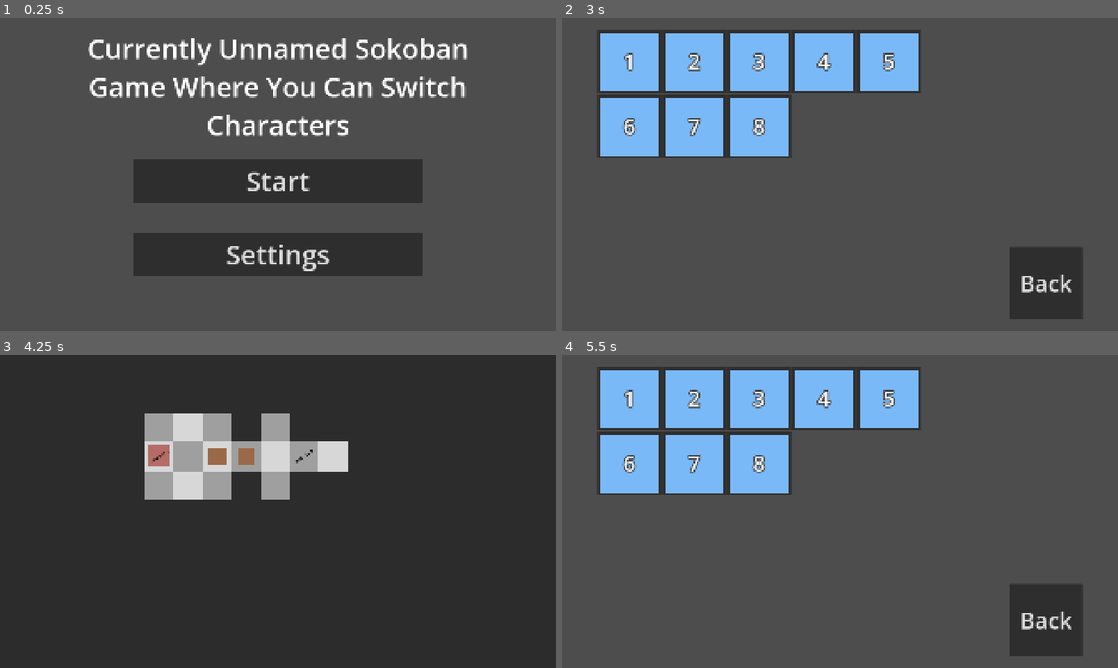
Above: before the commit, frames 1-4 (two rows, left to right).
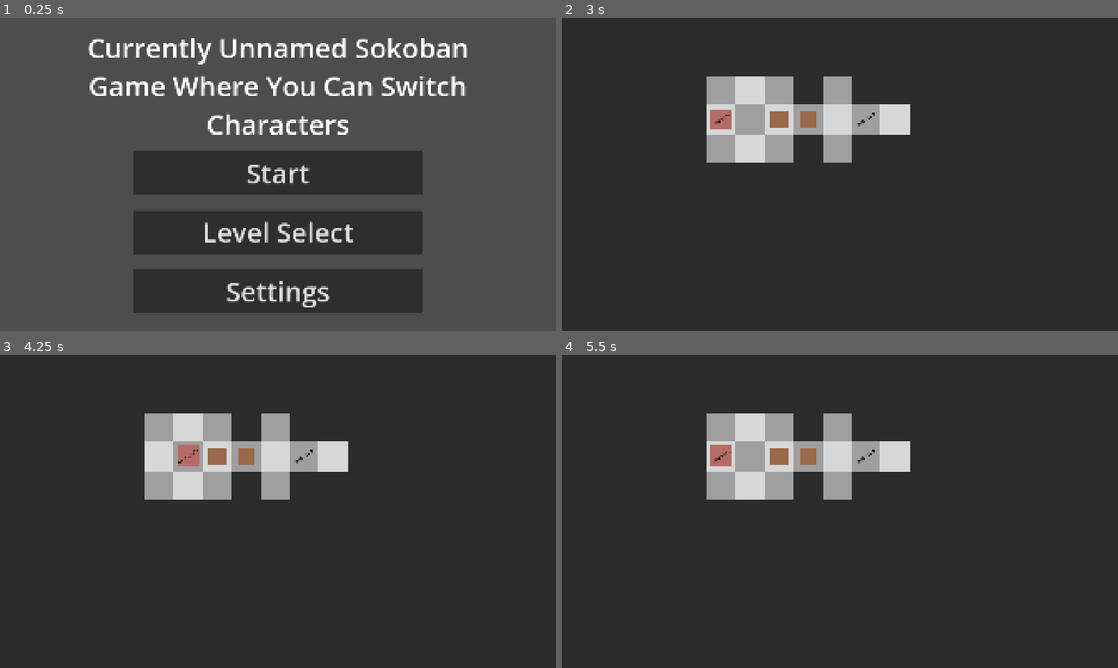
Above: after the commit, the same moments.

Repository: somestufz/GDS-Game-Jam-Repo
Game: Godot game, scene res://scenes/main/game.tscn
Two runs of this game, one before a commit and one after it. Both use one fixed random seed, a clock stepped at 60 frames per second and the inputs below. This scene is started directly instead of the project's main scene.
Inputs (mouse positions are in pixels of both pictures, inside the frame that each line leads up to):
- Up to frame 1 (0.25 s): no input
- Up to frame 2 (3 s): click (840, 230) at 0.5 s, where only the run after the commit has a clickable "Level Select"; click (840, 180) at 1.25 s, where only the run before the commit has a clickable "Start"; click "Back" at 2 s; click "Start" at 2.75 s
- Up to frame 3 (4.25 s): tap Enter at 3.5 s; move the mouse to (66, 398) at 3.52 s; hold D (move_right) from 3.53 s (still down); tap Space (ability) at 3.6 s; click (66, 398) at 3.67 s
- Up to frame 4 (5.5 s): tap R (restart) at 4.25 s; move the mouse to (728, 527) at 4.27 s; release D (move_right) at 4.28 s; hold S (move_down) 4.28-5 s; tap Shift (shift) at 4.35 s; click "Start" at 5 s

The runs differ from the first frame. In frame 1, 18% of the frame differs, in the area x 15-85%, y 6-95%; in frame 2, 95%, in the area x 0-100%, y 0-100%; in frame 3, 0.5%; in frame 4, 95%.

Commit message:
Added a start button - split the start button into a level select and a start button - the new start button just launches into the first level

Diff:
--- a/Main/Sokoban/scenes/UI/main_menu.gd
+++ b/Main/Sokoban/scenes/UI/main_menu.gd
@@ -1,6 +1,12 @@
 extends VBoxContainer
 
 @onready var ui: Control = $".."
+@onready var level_manager: LevelManager = $"../../LevelManager"
 
-func _on_start_pressed() -> void:
+func _on_level_select_pressed() -> void:
 	ui.set_current_menu("LevelSelect")
+
+
+func _on_start_select_pressed() -> void:
+	ui.set_current_menu("Game")
+	level_manager.load_to_level(0)
--- a/Main/Sokoban/scenes/main/game.tscn
+++ b/Main/Sokoban/scenes/main/game.tscn
@@ -87,12 +87,12 @@
 horizontal_alignment = 1
 autowrap_mode = 2
 
-[node name="StartContainer" type="MarginContainer" parent="UI/MainMenu" unique_id=1446928906]
+[node name="StartContainer" type="MarginContainer" parent="UI/MainMenu" unique_id=559430058]
 layout_mode = 2
-theme_override_constants/margin_top = 50
-theme_override_constants/margin_bottom = 50
+theme_override_constants/margin_top = 25
+theme_override_constants/margin_bottom = 25
 
-[node name="Start" type="Button" parent="UI/MainMenu/StartContainer" unique_id=1512771050]
+[node name="StartSelect" type="Button" parent="UI/MainMenu/StartContainer" unique_id=131401096]
 custom_minimum_size = Vector2(1000, 150)
 layout_mode = 2
 size_flags_horizontal = 4
@@ -100,10 +100,24 @@
 theme_override_font_sizes/font_size = 93
 text = "Start"
 
+[node name="LevelSelectContainer" type="MarginContainer" parent="UI/MainMenu" unique_id=1446928906]
+layout_mode = 2
+theme_override_constants/margin_top = 25
+theme_override_constants/margin_bottom = 25
+
+[node name="LevelSelect" type="Button" parent="UI/MainMenu/LevelSelectContainer" unique_id=1512771050]
+custom_minimum_size = Vector2(1000, 150)
+layout_mode = 2
+size_flags_horizontal = 4
+size_flags_vertical = 4
+theme_override_font_sizes/font_size = 93
+text = "Level Select
+"
+
 [node name="SettingsContainer" type="MarginContainer" parent="UI/MainMenu" unique_id=1613432063]
 layout_mode = 2
-theme_override_constants/margin_top = 50
-theme_override_constants/margin_bottom = 50
+theme_override_constants/margin_top = 25
+theme_override_constants/margin_bottom = 25
 
 [node name="Settings" type="Button" parent="UI/MainMenu/SettingsContainer" unique_id=212020743]
 custom_minimum_size = Vector2(1000, 150)
@@ -123,4 +137,5 @@
 level_names = Array[String](["res://scenes/main/levels/level_horse_1.tscn", "res://scenes/main/levels/level_horse_2.tsc …(275 unchanged characters)…
 
 [connection signal="pressed" from="UI/LevelSelect/MarginContainer/Back" to="UI/LevelSelect" method="_on_back_pressed"]
-[connection signal="pressed" from="UI/MainMenu/StartContainer/Start" to="UI/MainMenu" method="_on_start_pressed"]
+[connection signal="pressed" from="UI/MainMenu/StartContainer/StartSelect" to="UI/MainMenu" method="_on_start_select_pressed"]
+[connection signal="pressed" from="UI/MainMenu/LevelSelectContainer/LevelSelect" to="UI/MainMenu" method="_on_level_select_pressed"]
